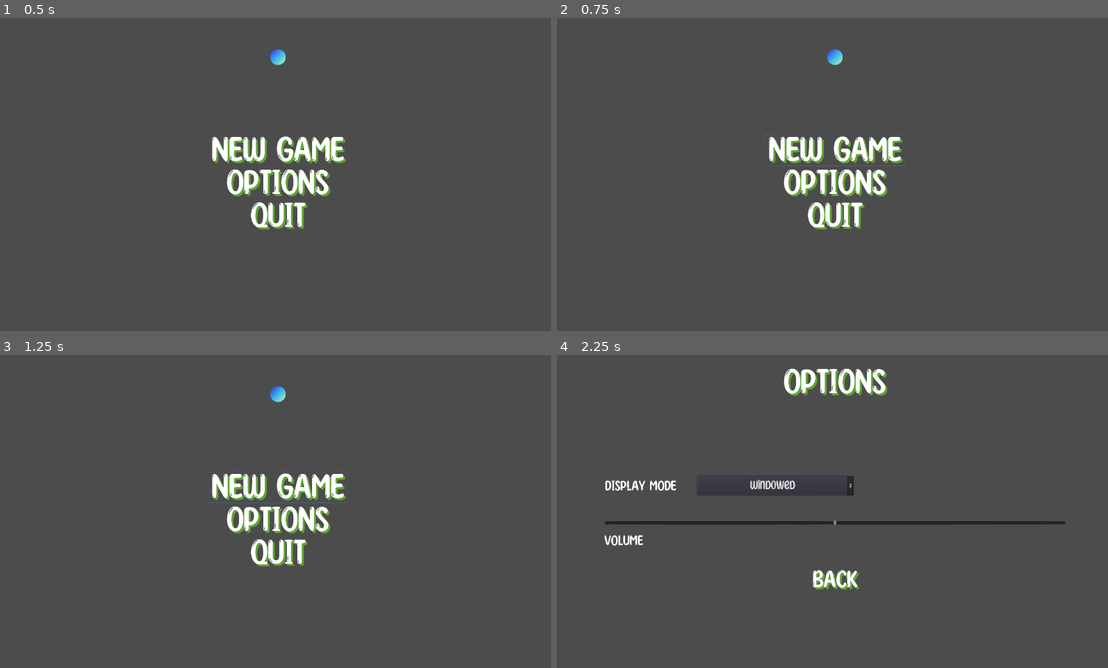
Above: before the commit, frames 1-4 (two rows, left to right).
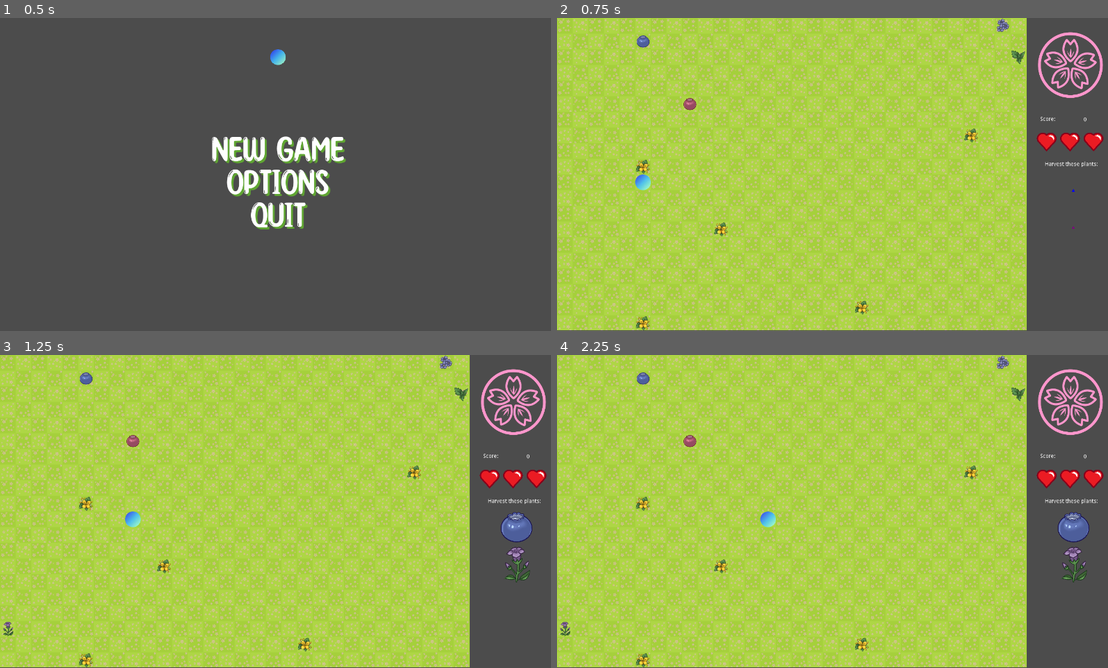
Above: after the commit, the same moments.

Repository: JennyTieu/SlimeArmy
Game: Godot game, scene res://TitleScreen/TitleScreen.tscn
The game is run twice, just before and just after one commit, with the same random seed, the same clock (stepped at 60 frames per second) and the same inputs.
Inputs (mouse positions are in pixels of both pictures, inside the frame that each line leads up to):
- Up to frame 1 (0.5 s): no input
- Up to frame 2 (0.75 s): click "New Game" at 0.5 s
- Up to frame 3 (1.25 s): no input
- Up to frame 4 (2.25 s): click (832, 486) at 1.25 s, where only the run before the commit has a clickable "New Game"; click (832, 520) at 2 s, where only the run before the commit has a clickable "Options"

Frame 1 is identical in both runs. In frame 2, 86% of the frame differs, in the area x 0-100%, y 0-100%; in frame 3, 87%; in frame 4, 87%.

Commit message:
fixed main

Diff:
--- a/SlimeArmy/MainScene/Main.tscn
+++ b/SlimeArmy/MainScene/Main.tscn
@@ -2,7 +2,7 @@
 
 [ext_resource path="res://Graphics/circle.png" type="Texture" id=1]
 [ext_resource path="res://Graphics/GamePlants/purple_flower40x40.png" type="Texture" id=2]
-[ext_resource path="res://Main.gd" type="Script" id=3]
+[ext_resource path="res://MainScene/Main.gd" type="Script" id=3]
 [ext_resource path="res://Graphics/spring.png" type="Texture" id=4]
 [ext_resource path="res://Graphics/GamePlants/red_berry40x40.png" type="Texture" id=5]
 [ext_resource path="res://Graphics/GamePlants/blue_berry40x40.png" type="Texture" id=6]
